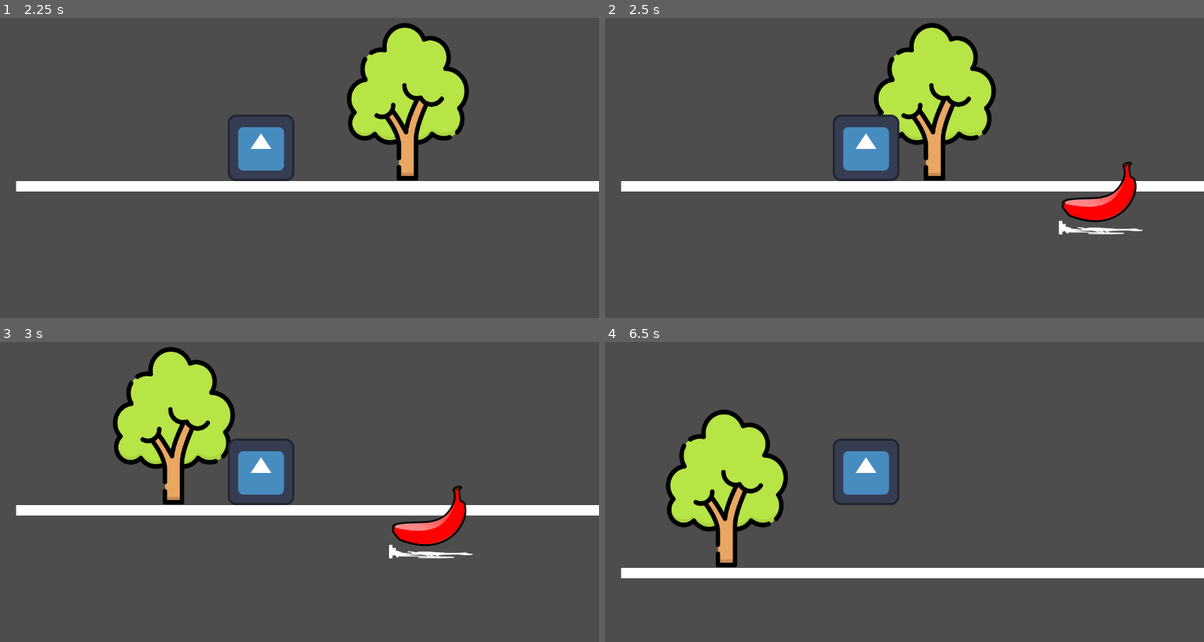
Above: before the commit, frames 1-4 (two rows, left to right).
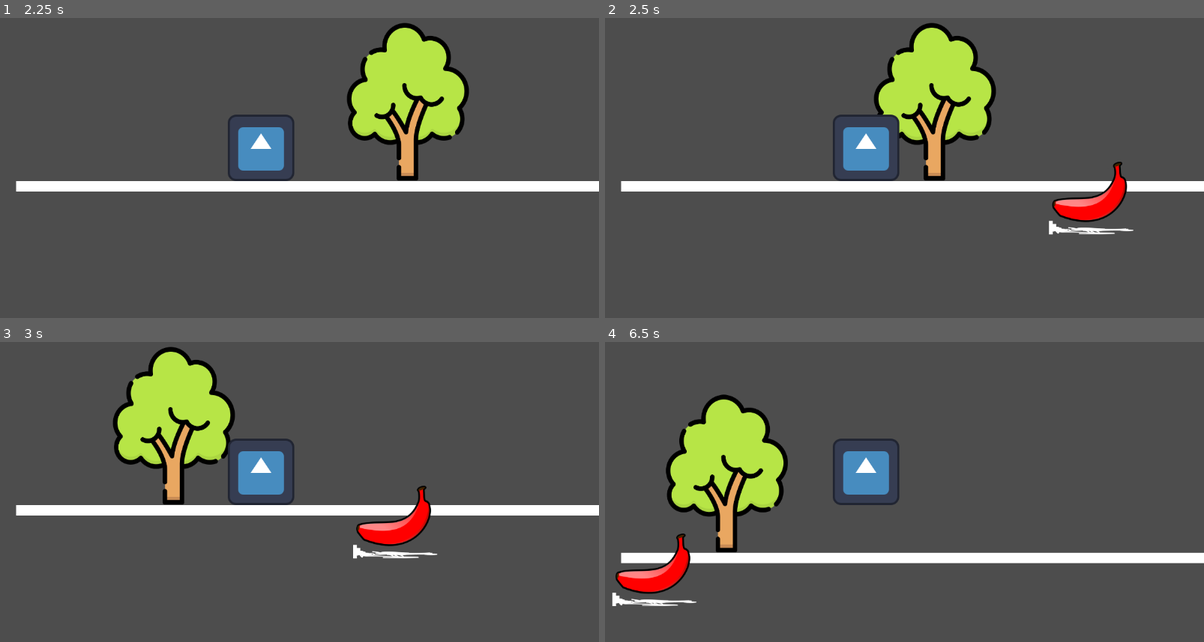
Above: after the commit, the same moments.

Repository: einhadner85/godot_test
Game: Godot game, scene res://main.tscn
Same seed, same stepped clock (60 frames per second), same inputs: the game is played once before the commit and once after it. The project has no main scene, so this scene is started directly. The engine's default icon, where the game draws it, is replaced by a stand-in: a white triangle on a blue panel in a dark square.
Inputs:
- Up to frame 1 (2.25 s): tap Enter (ui_accept) at 0.5, 0.77, 1.52 s
- Up to frame 2 (2.5 s): no input
- Up to frame 3 (3 s): no input
- Up to frame 4 (6.5 s): tap Enter (ui_accept) at 3.02, 3.77, 4.52, 6.02 s

Frame 1 is identical in both runs. In frame 2, 1.2% of the frame differs, in the area x 74-90%, y 47-73%; in frame 3, 2.1%; in frame 4, 12%, in the area x 1-100%, y 17-89%.

Commit message:
장애물 생성 merge 전

Diff:
--- a/main.tscn
+++ b/main.tscn
@@ -40,6 +40,7 @@
 shape = SubResource("RectangleShape2D_lquwl")
 
 [node name="Camera2D" type="Camera2D" parent="Player" unique_id=2057834374]
+process_mode = 4
 
 [node name="ScrollingBackground" type="ParallaxBackground" parent="." unique_id=1514927145]
 script = ExtResource("3_h2yge")
--- a/obstacle.gd
+++ b/obstacle.gd
@@ -2,7 +2,7 @@
 
 # ⚠️ 중요: 네가 배경 스크립트(scrolling_background.gd)에 설정했던
 # scroll_speed 값과 똑같은 숫자로 맞춰줘! (예: 10.0 또는 300.0)
-var speed = 250.0
+var speed = 350.0
 
 func _physics_process(delta):
 	# 매 프레임마다 왼쪽(-x)으로 이동시킵니다.
@@ -10,5 +10,5 @@
 
 	# 화면 왼쪽 밖(예: -200 픽셀)으로 완전히 벗어나면,
 	# 메모리 낭비를 막기 위해 스스로 파괴(삭제)합니다.
-	if position.x < -200:
+	if position.x < -800:
 		queue_free()
